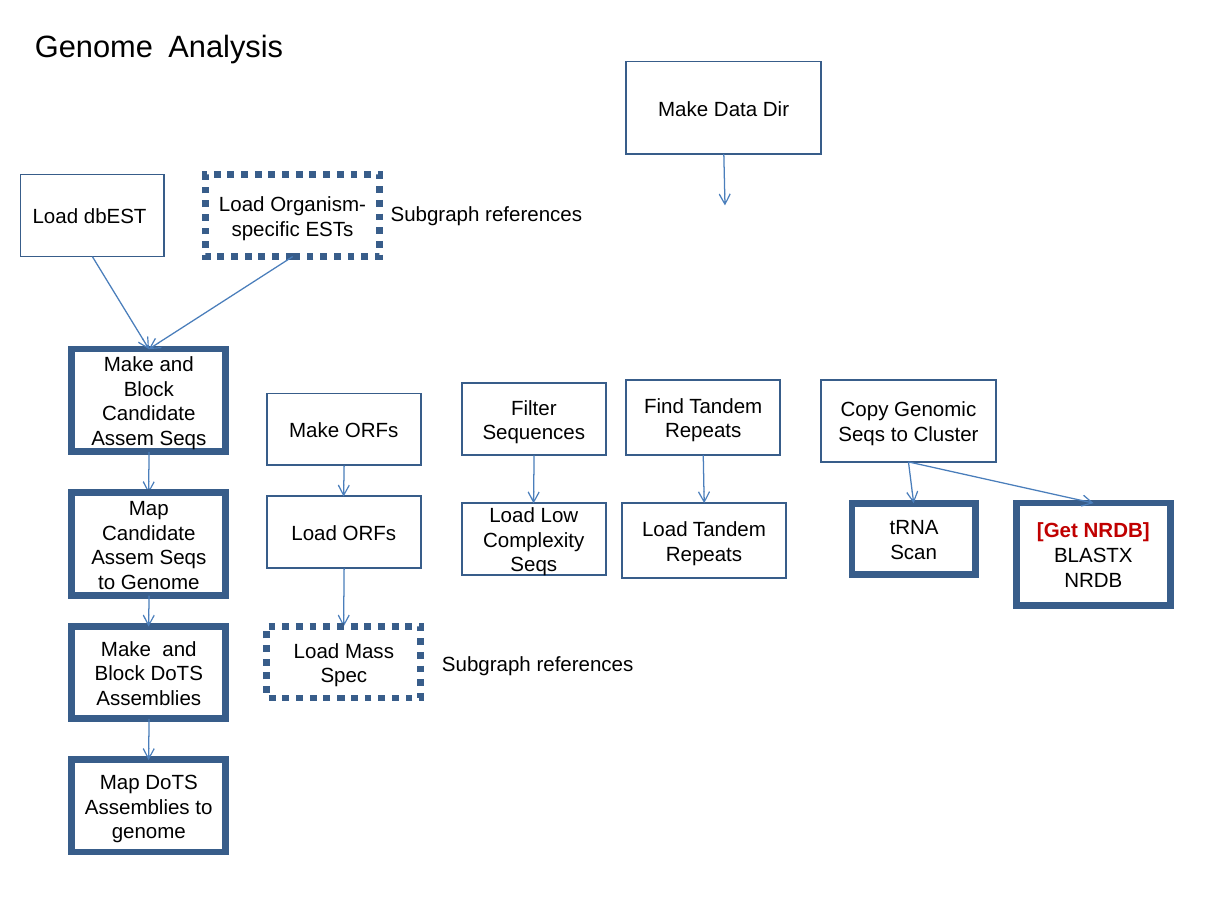
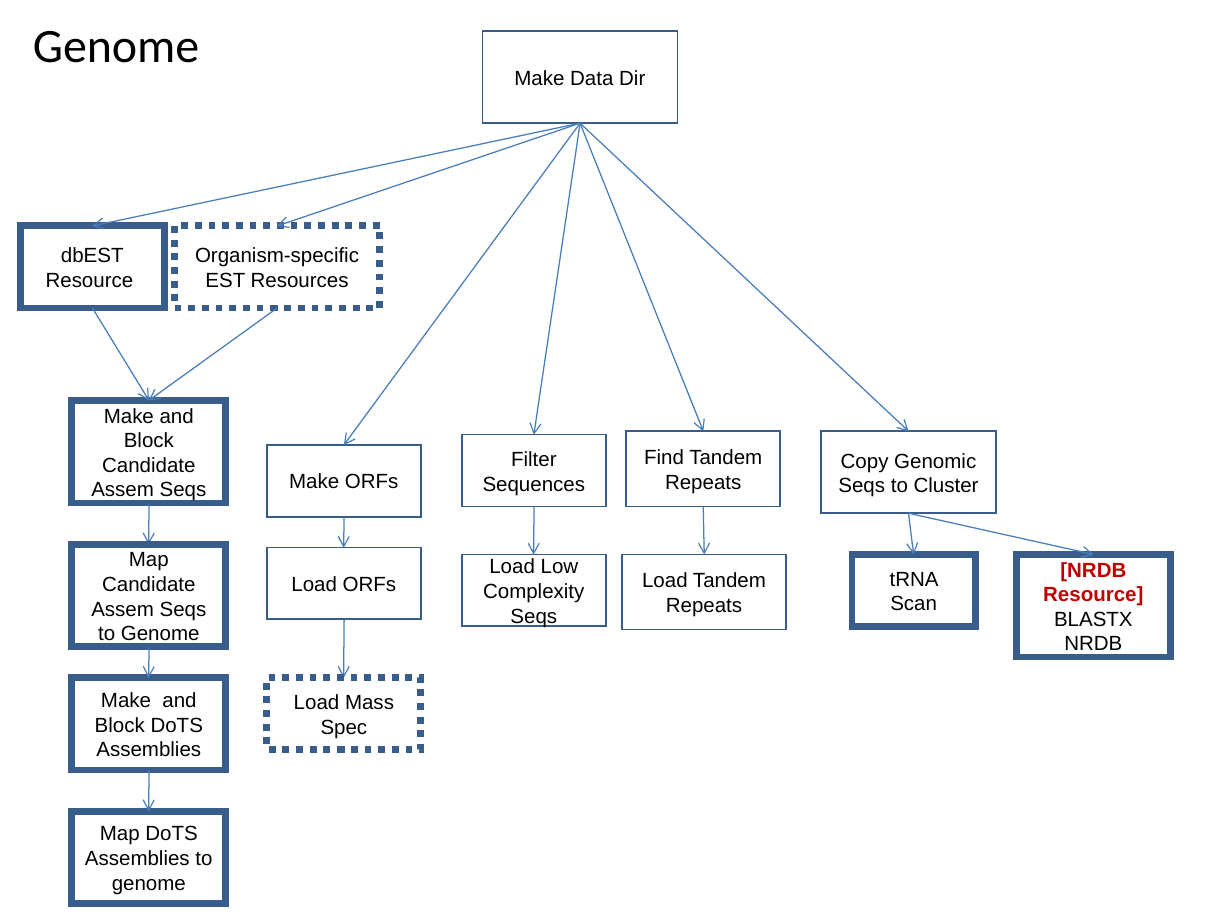
Before and after one commit to VEuPathDB/ApiCommonWorkflow, a slide deck: slide 8 of Main/doc/IntegratedWorkflow.ppt (slide 7 before the commit). Drawn at 1232x924 pixels with LibreOffice and Linux fonts; fonts in the diff are those of the drawing. Boxes give left, top, right and bottom in pixels: in the first picture for what was removed or moved away, otherwise in the second. Text is boxed around its words. In the diff, an @@ line names an element or a change of style, - is before the commit and + after.

```diff
--- a/Main/doc/IntegratedWorkflow.ppt
+++ b/Main/doc/IntegratedWorkflow.ppt
@@ title added at bbox=[33, 31, 199, 63], 28 pt, text #000000 @@
+Genome
@@ text removed at bbox=[35, 34, 283, 63] @@
-Genome Analysis
@@ rectangle "Make Data Dir": place and size @@
-rectangle "Make Data Dir" at bbox=[626, 62, 821, 154]
+rectangle "Make Data Dir" at bbox=[483, 31, 678, 123]
@@ arrow added from (580, 123) to (92, 225), #4A7EBB 0.74 pt @@
@@ arrow added from (580, 123) to (277, 225), #4A7EBB 0.74 pt @@
@@ arrow added from (580, 123) to (344, 445), #4A7EBB 0.74 pt @@
@@ arrow added from (580, 123) to (533, 435), #4A7EBB 0.74 pt @@
@@ arrow added from (580, 123) to (703, 431), #4A7EBB 0.74 pt @@
@@ arrow added from (580, 123) to (909, 431), #4A7EBB 0.74 pt @@
@@ arrow removed from (724, 154) to (724, 206) @@
@@ text removed at bbox=[391, 206, 582, 226] @@
-Subgraph references
@@ 15 rectangles, 10 arrows: place and size @@
-15 rectangles, 10 arrows at bbox=[21, 175, 1170, 853]
+15 rectangles, 10 arrows at bbox=[21, 225, 1170, 903]
@@ rectangle "dbEST" at bbox=[21, 225, 165, 308]: outline #385D8A 0.99 pt to #385D8A 4 pt @@
@@ rectangle "Organism-specific EST Resources": place and size @@
-rectangle "Organism-specific EST Resources" at bbox=[206, 175, 381, 257]
+rectangle "Organism-specific EST Resources" at bbox=[175, 225, 381, 308]
@@ text in rectangle at bbox=[46, 247, 134, 288]: text changed @@
-Load dbEST
+dbEST
+Resource
@@ text in rectangle at bbox=[195, 247, 359, 288]: text changed @@
-Load Organism-specific ESTs
+Organism-specific EST Resources
@@ arrow moved from (293, 256) - (149, 349) to (277, 308) - (149, 400) @@
@@ text in rectangle at bbox=[1043, 562, 1143, 606]: text changed @@
-[Get NRDB]
+[NRDB Resource]
@@ text removed at bbox=[442, 656, 634, 676] @@
-Subgraph references
```
Also in this commit, not shown: 29 other slides changed, 1 slide added.
